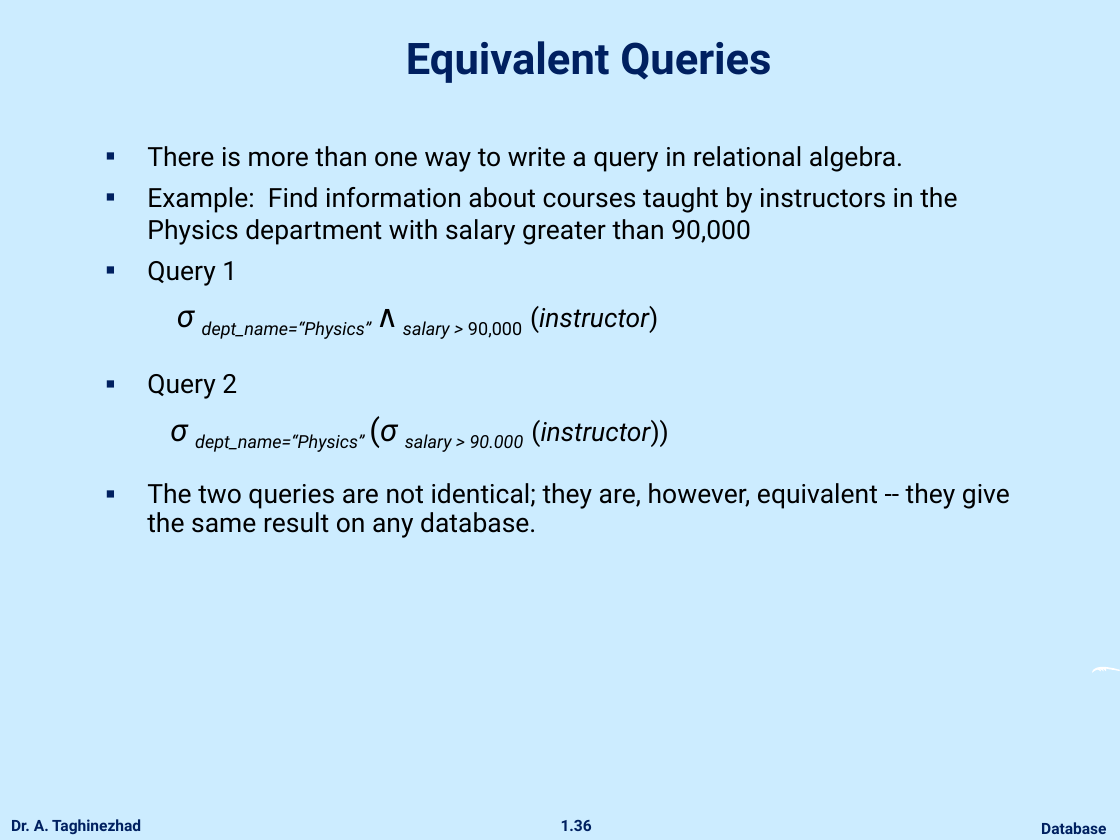
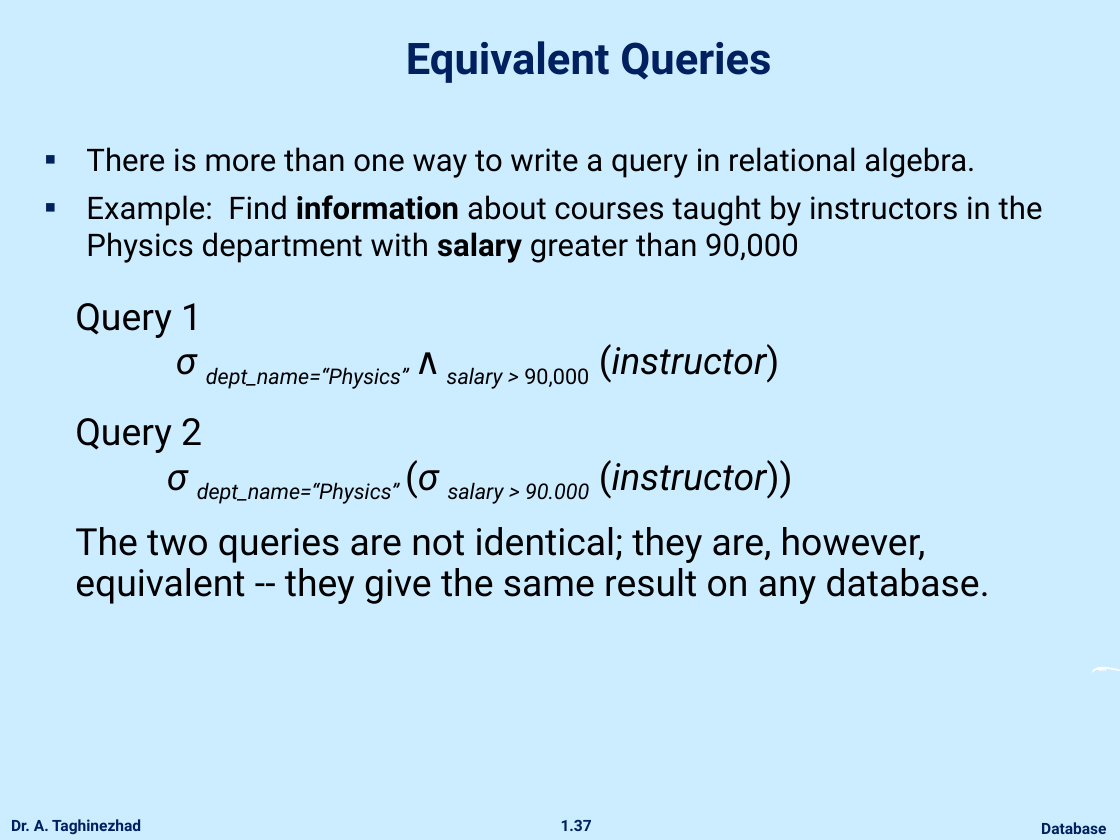
Before and after one commit to ataghinezhad/ataghinezhad.github.io, a slide deck: slide 37 of courses/downloads/temp/Database_Lec2.pptx (slide 36 before the commit). Drawn at 1120x840 pixels with LibreOffice and Linux fonts; fonts in the diff are those of the drawing; background and template pictures are left out. Boxes give left, top, right and bottom in pixels: in the first picture for what was removed or moved away, otherwise in the second. Text is boxed around its words. In the diff, an @@ line names an element or a change of style, - is before the commit and + after.

```diff
--- a/courses/downloads/temp/Database_Lec2.pptx
+++ b/courses/downloads/temp/Database_Lec2.pptx
@@ text "There is more than one ...": place and size @@
-text "There is more than one ..." at box(147, 146, 1010, 538)
+text "There is more than one ..." at box(86, 147, 1043, 263)
@@ text "There is more than one ..." at box(86, 147, 1043, 263): size 17 to 20 pt; bold on in "information salary"; more space between paragraphs @@
@@ text added at box(75, 303, 990, 604), 24 pt, text #000000 @@
+Query 1
+σ dept_name=“Physics” ∧ salary > 90,000 (instructor)
+Query 2
+σ dept_name=“Physics” (σ salary > 90.000 (instructor))
+The two queries are not identical; they are, however, equivalent -- they give the same result on any database.
@@ text at box(147, 306, 1010, 538): paragraphs removed @@
-▪ Query 1
-σ dept_name=“Physics” ∧ salary > 90,000 (instructor)
-▪ Query 2
-σ dept_name=“Physics” (σ salary > 90.000 (instructor))
-▪ The two queries are not identical; they are, however, equivalent -- they give the same result on any database.
@@ page number at box(561, 820, 592, 831): text changed @@
-1.36
+1.37
```
Also in this commit, not shown: 16 other slides changed, 2 slides added, 1 slide removed.
